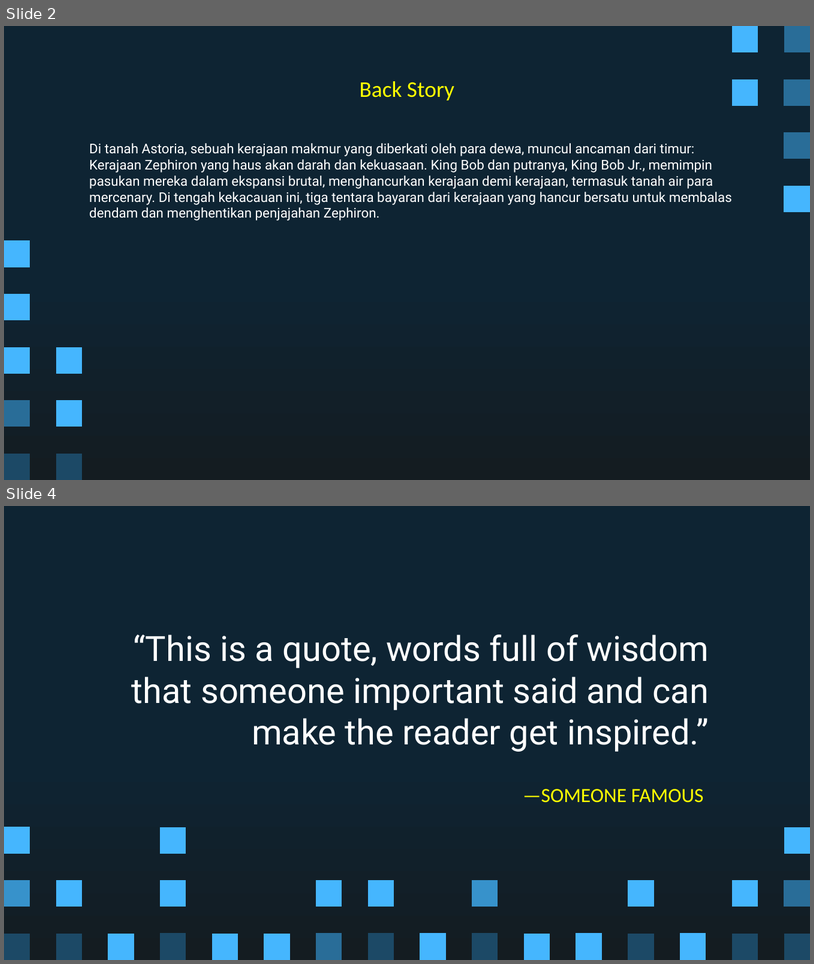
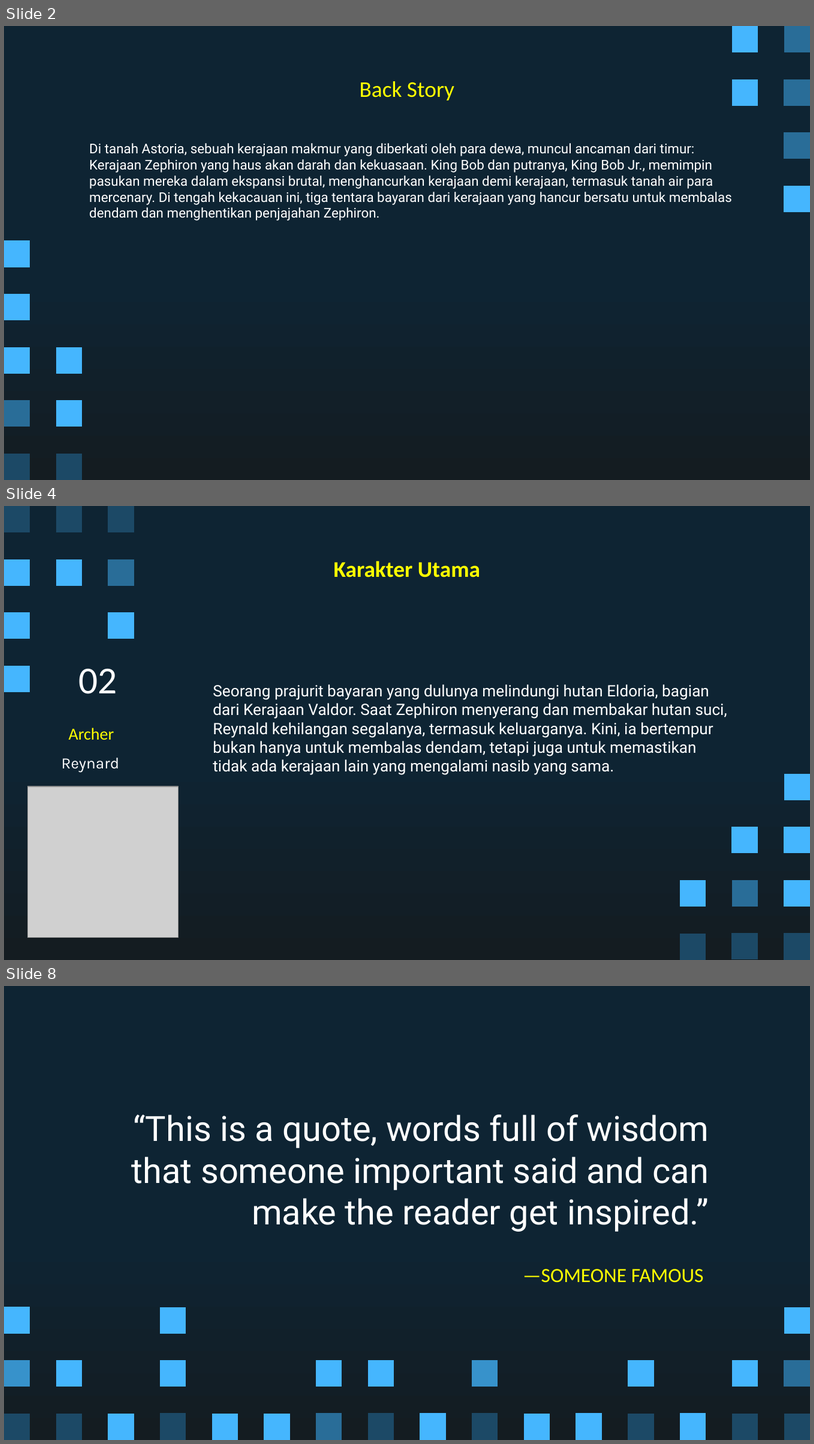
Before and after one commit to Ricardhad/gameProgProject, a slide deck: Super Pixel Vintage Gaming by Slidesgo.pptx. Shown one above the other, each under a label of ours: slides 2 and 4 before the commit, slides 2, 4 and 8 after it; the slides between them are not shown. The pictures are 814x964 and 814x1444 pixels, drawn with LibreOffice and Linux fonts; fonts in the diff are those of the drawing; grey boxes stand for pictures. Boxes give left, top, right and bottom in pixels: in the first picture for what was removed or moved away, otherwise in the second. Text is boxed around its words. In the diff, an @@ line names an element or a change of style, - is before the commit and + after.

```diff
--- a/Super Pixel Vintage Gaming by Slidesgo.pptx
+++ b/Super Pixel Vintage Gaming by Slidesgo.pptx
@@ slide 4 added at <box>4,506,810,960</box>, background gradient #0E2433 to #141C21 @@
@@ freeform shape added at <box>4,506,30,532</box>, fill #1C4966 @@
@@ freeform shape added at <box>56,506,82,532</box>, fill #1C4966 @@
@@ freeform shape added at <box>108,506,134,532</box>, fill #1C4966 @@
@@ freeform shape added at <box>4,559,30,586</box>, fill #45B6FE @@
@@ freeform shape added at <box>56,559,81,586</box>, fill #45B6FE @@
@@ freeform shape added at <box>108,559,134,586</box>, fill #296D98 @@
@@ title added at <box>334,561,480,577</box>, 20 pt, text #FFFF00, bold @@
+Karakter Utama
@@ freeform shape added at <box>4,612,30,639</box>, fill #45B6FE @@
@@ freeform shape added at <box>108,612,134,639</box>, fill #45B6FE @@
@@ freeform shape added at <box>4,666,30,692</box>, fill #45B6FE @@
@@ title added at <box>78,669,117,694</box>, 34 pt, text #FFFFFF @@
+02
@@ subtitle added at <box>213,684,728,775</box>, 14 pt, text #FFFFFF @@
+Seorang prajurit bayaran yang dulunya melindungi hutan Eldoria, bagian dari Kerajaan Valdor. Saat Zephiron menyerang dan membakar hutan suci, Reynald kehilangan segalanya, termasuk keluarganya. Kini, ia bertempur bukan hanya untuk membalas dendam, tetapi juga untuk memastikan tidak ada kerajaan lain yang mengalami nasib yang sama.
@@ subtitle added at <box>69,727,114,739</box>, 15 pt, text #FFFF00 @@
+Archer
@@ text added at <box>62,757,120,772</box>, 14 pt, text #FFFFFF @@
+Reynard
@@ freeform shape added at <box>785,774,810,801</box>, fill #45B6FE @@
@@ picture added at <box>27,787,178,937</box> @@
@@ freeform shape added at <box>732,826,758,853</box>, fill #45B6FE @@
@@ freeform shape added at <box>784,827,810,853</box>, fill #45B6FE @@
@@ freeform shape added at <box>680,879,705,906</box>, fill #45B6FE @@
@@ freeform shape added at <box>732,879,758,906</box>, fill #296D98 @@
@@ freeform shape added at <box>784,879,810,906</box>, fill #45B6FE @@
@@ freeform shape added at <box>680,933,705,960</box>, fill #1C4966 @@
@@ freeform shape added at <box>732,933,758,959</box>, fill #1C4966 @@
@@ freeform shape added at <box>784,933,810,959</box>, fill #1C4966 @@
@@ what was slide 4 is now slide 8 @@
```
Also in this commit, not shown: 4 other slides added, 2 slides removed, 1 other file.
